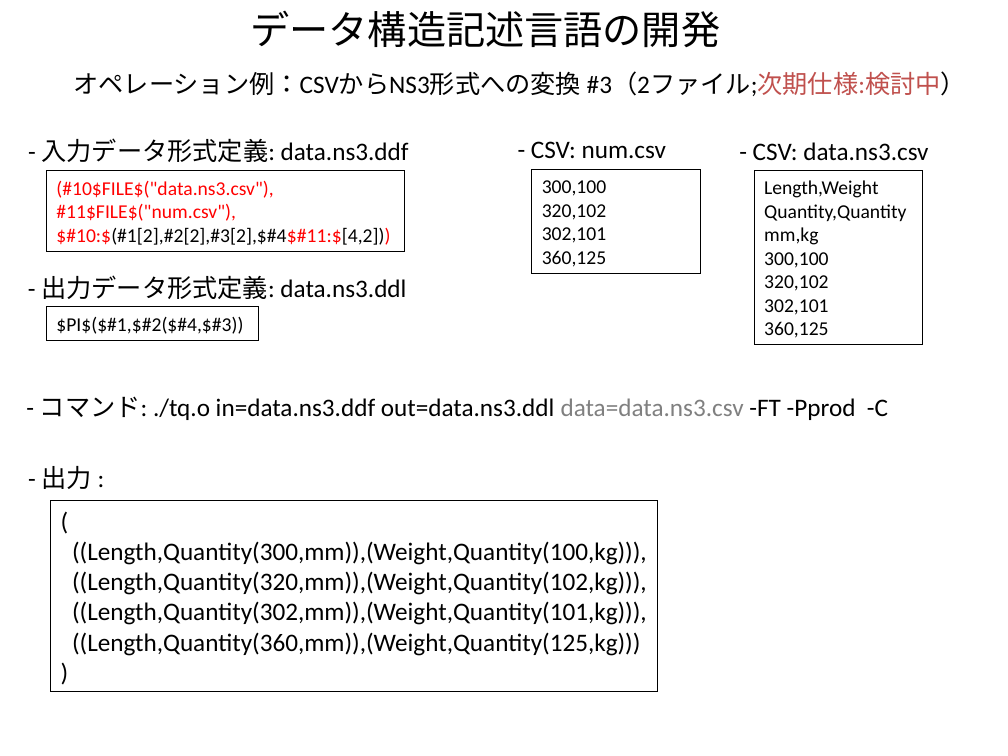
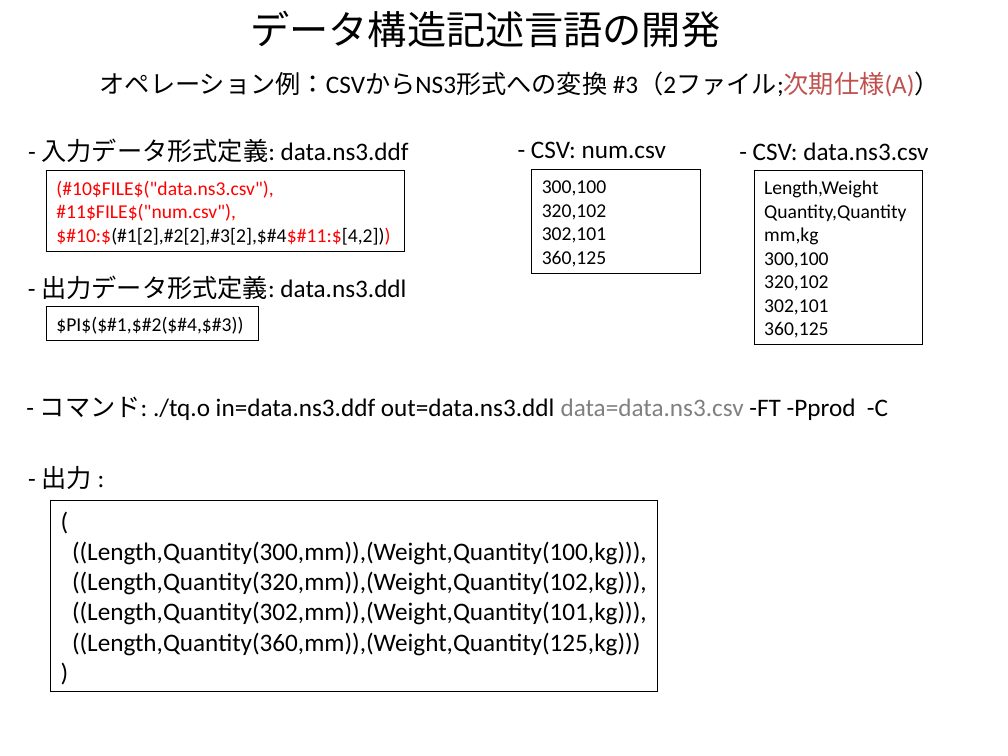
Before and after one commit to kouamano/RECURSIVE-SYSTEM, a slide deck: slide 8 of Document/tq_op_example.odp. Drawn at 1008x756 pixels with LibreOffice and Linux fonts; fonts in the diff are those of the drawing. Boxes give left, top, right and bottom in pixels: in the first picture for what was removed or moved away, otherwise in the second. Text is boxed around its words. In the diff, an @@ line names an element or a change of style, - is before the commit and + after.

Commit message:
add

```diff
--- a/Document/tq_op_example.odp
+++ b/Document/tq_op_example.odp
@@ text at (100,71,940,96): text changed @@
-オペレーション例：CSVからNS3形式への変換 #3（2ファイル;次期仕様:検討中）
+オペレーション例：CSVからNS3形式への変換 #3（2ファイル;次期仕様(A)）
```
Also in this commit, not shown: 1 other slide changed.
